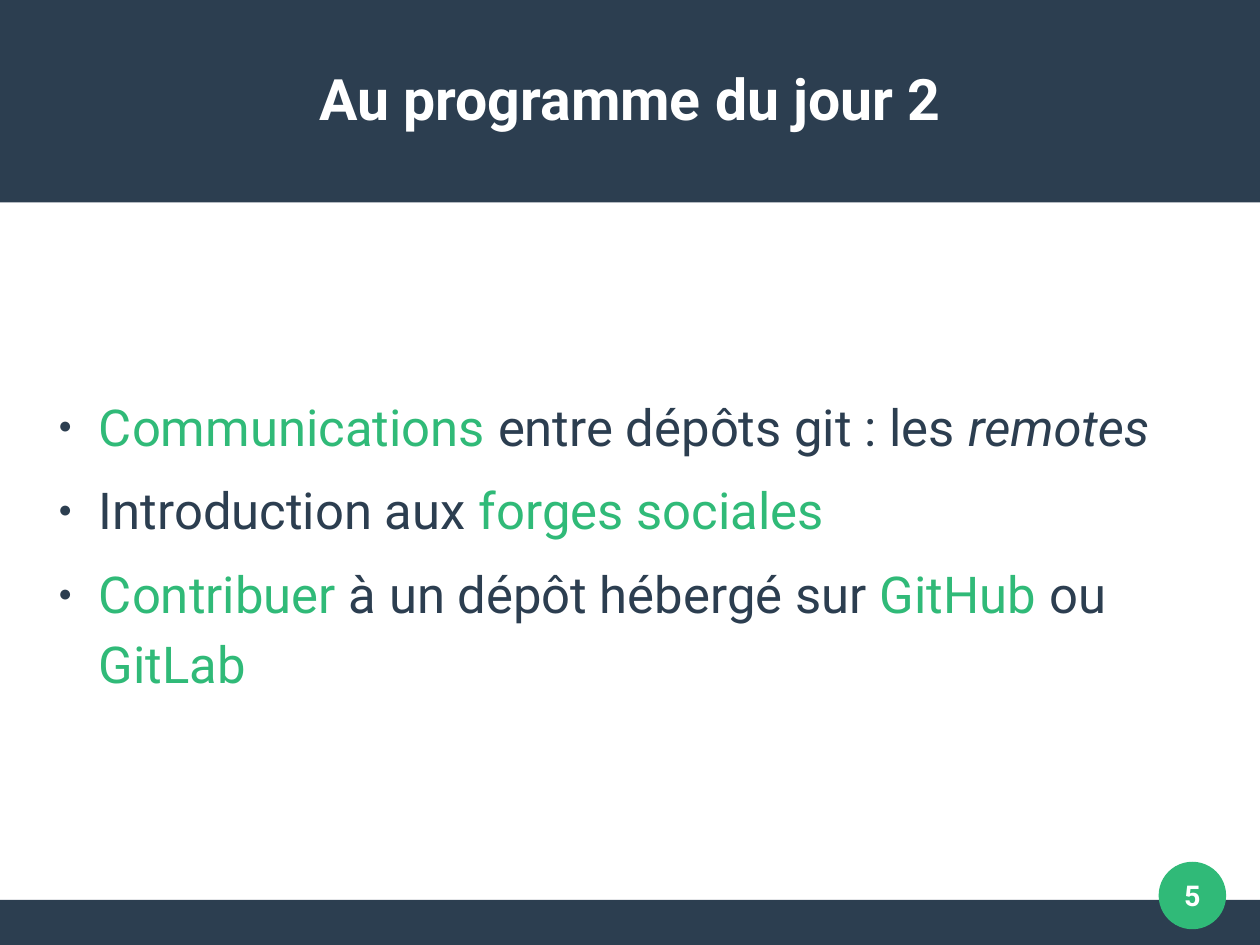
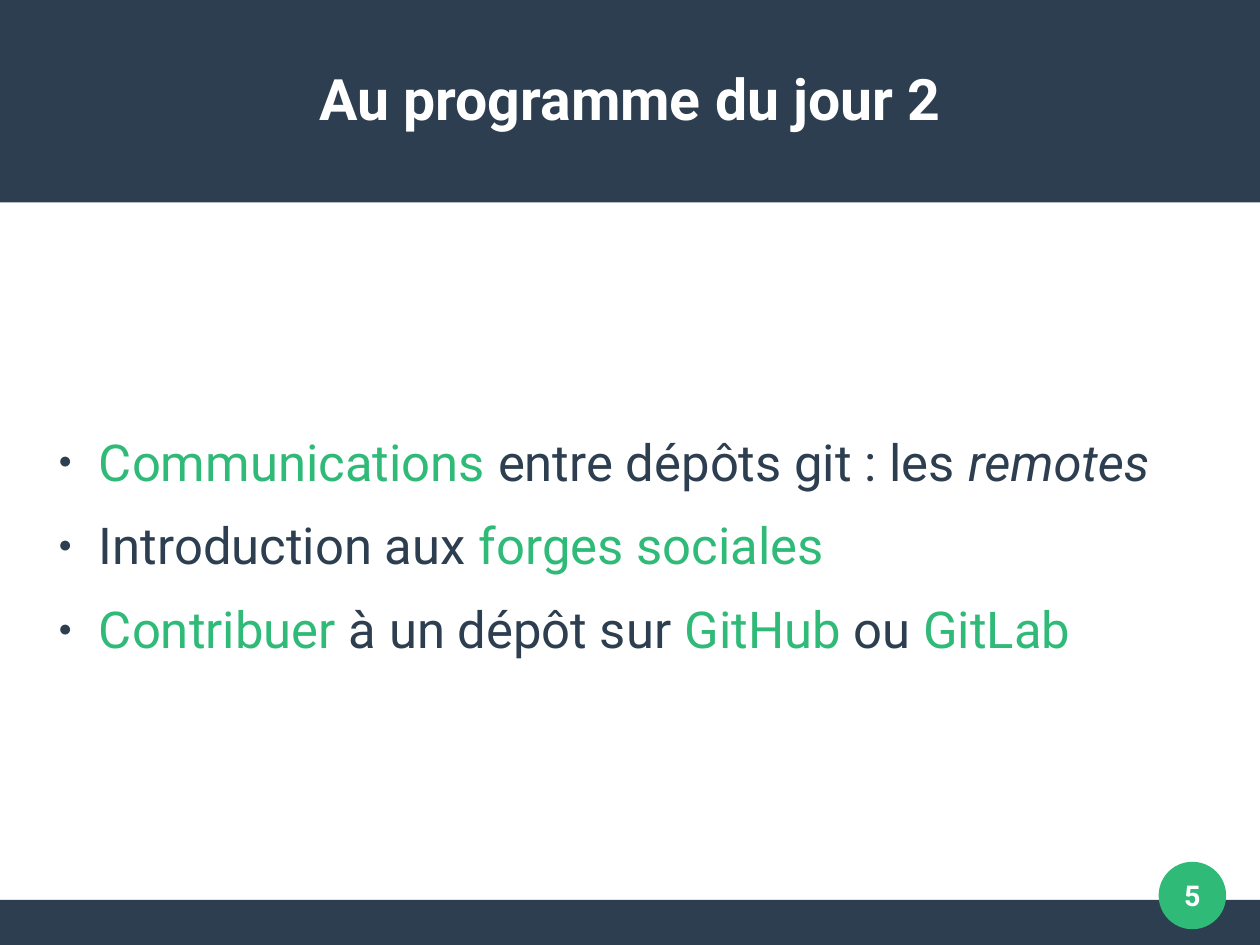
Before and after one commit to pushou/formation-git, a slide deck: slide 5 of PresRecap-J1.odp. Drawn at 1260x945 pixels with LibreOffice and Linux fonts; fonts in the diff are those of the drawing. Boxes give left, top, right and bottom in pixels: in the first picture for what was removed or moved away, otherwise in the second. Text is boxed around its words. In the diff, an @@ line names an element or a change of style, - is before the commit and + after.

```diff
--- a/PresRecap-J1.odp
+++ b/PresRecap-J1.odp
@@ text at <box>99,610,1070,659</box>: text changed @@
-● Contribuer à un dépôt hébergé sur GitHub ou GitLab
+● Contribuer à un dépôt sur GitHub ou GitLab
```
Also in this commit, not shown: 1 other file.
